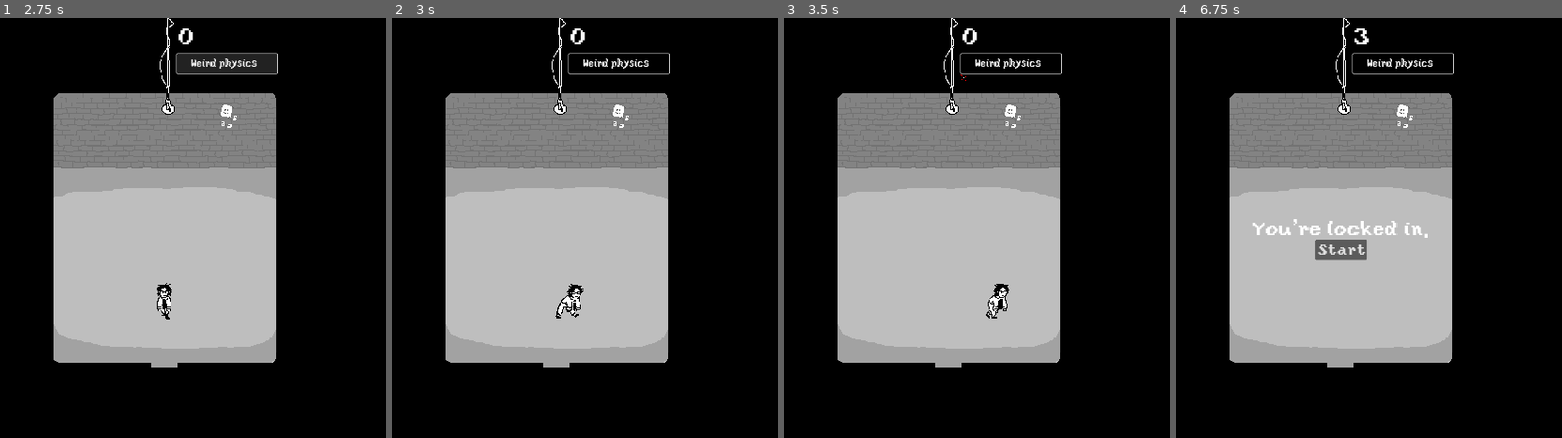
Above: before the commit, frames 1-4 (left to right).
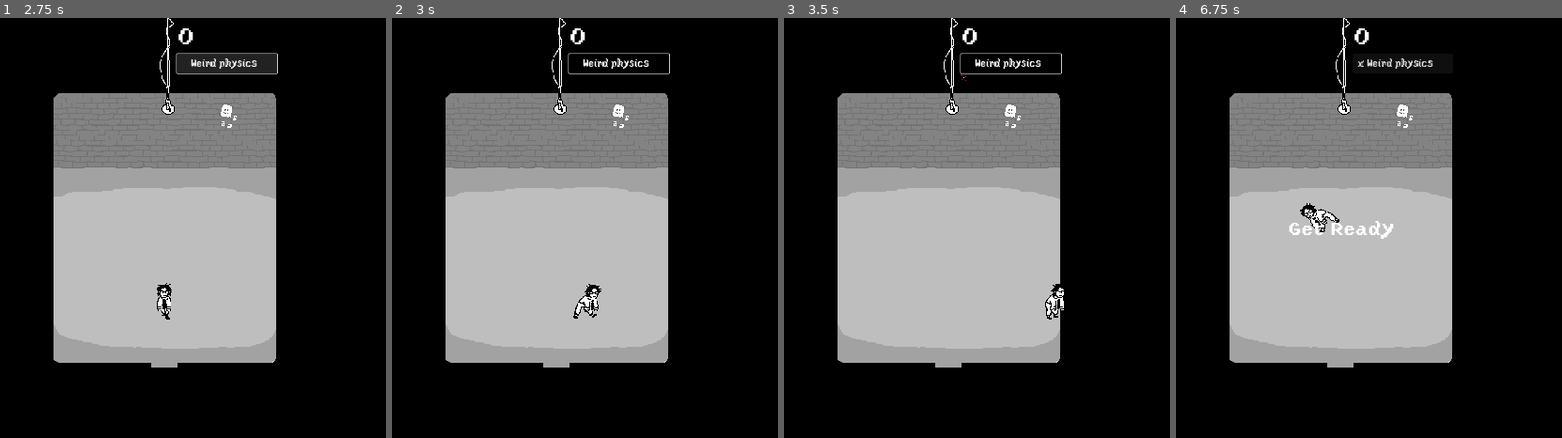
Above: after the commit, the same moments.

Repository: Buramuh/sibtrio
Game: Godot game, scene res://main.tscn
Two runs of this game, one before a commit and one after it. Both use one fixed random seed, a clock stepped at 60 frames per second and the inputs below.
Inputs (mouse positions are in pixels of both pictures, inside the frame that each line leads up to):
- Up to frame 1 (2.75 s): click "Start" at 0.5 s; click "Weird physics" at 1.25 s; click "x Weird physics" at 2 s
- Up to frame 2 (3 s): hold Right (move_right) from 2.78 s (still down); hold Space (dash, bound only after the commit) from 2.78 s (still down)
- Up to frame 3 (3.5 s): keep holding Right (move_right); keep holding Space (dash, bound only after the commit)
- Up to frame 4 (6.75 s): release Right (move_right) at 3.53 s; release Space (dash, bound only after the commit) at 3.53 s; hold Down (move_down) 3.53-4.28 s; tap Space (dash, bound only after the commit) at 3.6, 5.85 s; hold Right (move_right) 4.28-5 s; hold Space (dash, bound only after the commit) 4.28-5 s; click (1341, 249) at 5 s, where only the run after the commit has a clickable "Start"; hold Up (move_up) 5.78-6.53 s; hold Left (move_left) from 6.53 s (still down); hold Space (dash, bound only after the commit) from 6.53 s (still down)

Frame 1 is identical in both runs. In frame 2, 0.6% of the frame differs, in the area x 42-55%, y 63-72%; in frame 3, 0.6%; in frame 4, 1.9%, in the area x 19-73%, y 2-58%.

Commit message:
Add dash
Now you can dash with spacebar (very fun).

Had to rewrite movement code to actually use physics.

Weird bug, is necessary to apply force at start or physics are never calculated, thus the player never teleports or spawns.

Diff:
--- a/Demo's/celeryman/actors/mob.tscn
+++ b/Demo's/celeryman/actors/mob.tscn
@@ -89,7 +89,7 @@
 scale = Vector2(2, 2)
 sprite_frames = SubResource("SpriteFrames_y2ddn")
 animation = &"mob1"
-frame_progress = 0.169512
+frame_progress = 0.88577
 
 [node name="ShapeMob3" type="CollisionShape2D" parent="."]
 visible = false
--- a/Demo's/celeryman/actors/player.gd
+++ b/Demo's/celeryman/actors/player.gd
@@ -5,6 +5,10 @@
 var screen_size
 var velocity_last
 signal hit
+
+var SPEED = 1500
+var DASH = 10000
+var THRESHOLD = 1
 
 # Called when the node enters the scene tree for the first time.
 func _ready():
@@ -16,40 +20,43 @@
 func _process(delta):
 	var velocity = Vector2.ZERO # The player's movement vector.
 	if Input.is_action_pressed("move_right"):
-		velocity.x += 1
+		apply_force(Vector2(SPEED, 0))
 	if Input.is_action_pressed("move_left"):
-		velocity.x -= 1
+		apply_force(Vector2(-SPEED, 0))
 	if Input.is_action_pressed("move_down"):
-		velocity.y += 1
+		apply_force(Vector2(0, SPEED))
 	if Input.is_action_pressed("move_up"):
-		velocity.y -= 1
+		apply_force(Vector2(0, -SPEED))
+	if Input.is_action_pressed("dash"):
+		var vel = linear_velocity.normalized()
+		apply_force(Vector2(vel.x*DASH, vel.y*DASH))
 
-	if velocity.length() > 0:
+	if linear_velocity.length() > THRESHOLD:
 		$AnimatedSprite2D.play() # $ is shorthand for get_node()
 	else:
 		$AnimatedSprite2D.stop()
-	linear_velocity = velocity.normalized() * speed
+	#linear_velocity = velocity.normalized() * speed
 
 	#position += velocity * delta
 	#position = position.clamp(Vector2.ZERO, screen_size)
 
-	if velocity.x != 0:
+	if linear_velocity.x > THRESHOLD or linear_velocity.x < -THRESHOLD:
 		$AnimatedSprite2D.animation = "walk"
-		$AnimatedSprite2D.flip_h = velocity.x > 0
-	elif velocity.y < 0:
+		$AnimatedSprite2D.flip_h = linear_velocity.x > 0
+	elif linear_velocity.y < -THRESHOLD:
 		$AnimatedSprite2D.animation = "up"
 		$AnimatedSprite2D.flip_h = false
-	elif velocity.y > 0:
+	elif linear_velocity.y > THRESHOLD:
 		$AnimatedSprite2D.animation = "down"
 		$AnimatedSprite2D.flip_h = false
 	else:
-		if velocity_last.x != 0:
+		if velocity_last.x > THRESHOLD or velocity_last.x < -THRESHOLD:
 			$AnimatedSprite2D.animation = "idle_walk"
-		elif velocity_last.y > 0:
+		elif velocity_last.y > THRESHOLD:
 			$AnimatedSprite2D.animation = "idle_down"
-		elif velocity_last.y < 0:
+		elif velocity_last.y < -THRESHOLD:
 			$AnimatedSprite2D.animation = "idle_up"
-	velocity_last = velocity
+	velocity_last = linear_velocity
 
 	if reset_state == RESET_SHOW:
 		reset_show()
@@ -86,6 +93,8 @@
 	$AnimatedSprite2D.animation = "down"
 	reset_pos = pos
 	reset_state = RESET_TELEPORT
+	# Wakes up the player physics. Otherwise _integrate_forces() never happens.
+	apply_force(Vector2.ZERO)
 
 
 func reset_teleport(state):
--- a/Demo's/celeryman/actors/player.tscn
+++ b/Demo's/celeryman/actors/player.tscn
@@ -106,6 +106,7 @@
 max_contacts_reported = 1
 contact_monitor = true
 lock_rotation = true
+linear_damp = 13.428
 script = ExtResource("1_usu0d")
 metadata/_edit_group_ = true
 
--- a/Demo's/celeryman/project.godot
+++ b/Demo's/celeryman/project.godot
@@ -43,6 +43,11 @@
 "events": [Object(InputEventKey,"resource_local_to_scene":false,"resource_name":"","device":-1,"window_id":0,"alt_press …(182 unchanged characters)…
 ]
 }
+dash={
+"deadzone": 0.5,
+"events": [Object(InputEventKey,"resource_local_to_scene":false,"resource_name":"","device":-1,"window_id":0,"alt_pressed":false,"shift_pressed":false,"ctrl_pressed":false,"meta_pressed":false,"pressed":false,"keycode":0,"physical_keycode":32,"key_label":0,"unicode":32,"echo":false,"script":null)
+]
+}
 
 [rendering]
 
